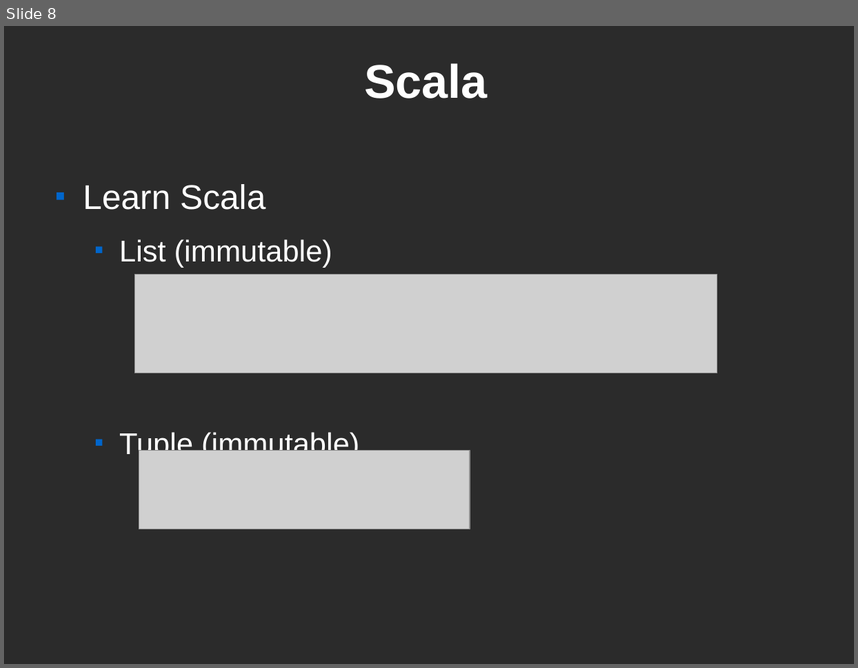
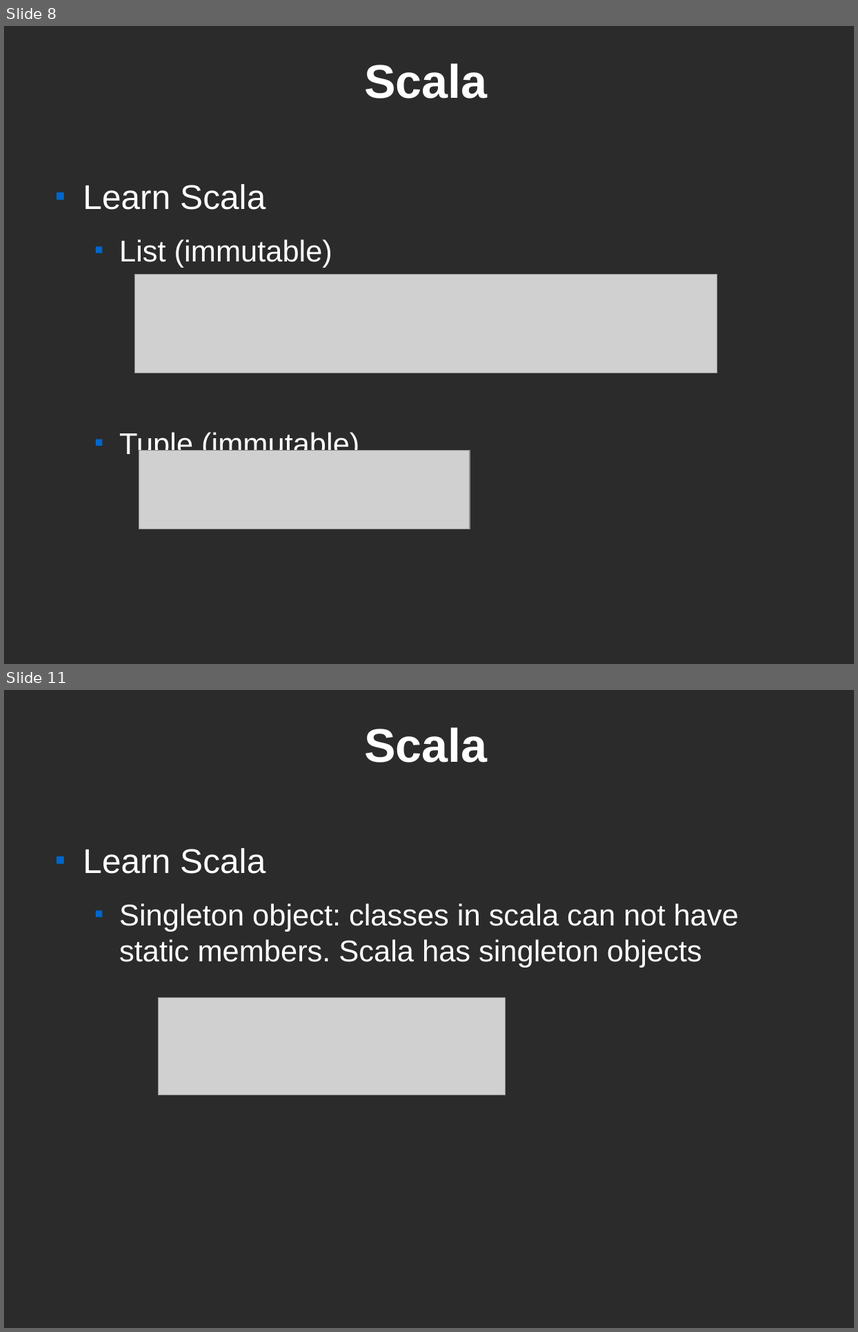
Before and after one commit to littlee1032/org-files, a slide deck: scala.odp. Shown one above the other, each under a label of ours: slide 8 before the commit, slides 8 and 11 after it; the slides between them are not shown. The pictures are 858x668 and 858x1332 pixels, drawn with LibreOffice and Linux fonts; fonts in the diff are those of the drawing; grey boxes stand for pictures; background and template pictures are left out; a plain dark background stands for a picture behind light text. Boxes give left, top, right and bottom in pixels: in the first picture for what was removed or moved away, otherwise in the second. Text is boxed around its words. In the diff, an @@ line names an element or a change of style, - is before the commit and + after.

Commit message:
scala.odp part 2

```diff
--- a/scala.odp
+++ b/scala.odp
@@ slide 11 added at [4, 690, 854, 1328], background picture (left out) @@
@@ title added at [364, 727, 487, 762], 44 pt, text #FFFFFF, bold @@
+Scala
@@ text added at [83, 848, 739, 967], 28 pt, text #FFFFFF @@
+■ Learn Scala
+  ■ Singleton object: classes in scala can not have static members. Scala has singleton objects
@@ picture added at [159, 998, 506, 1095] @@
```
Also in this commit, not shown: 16 other slides added.
